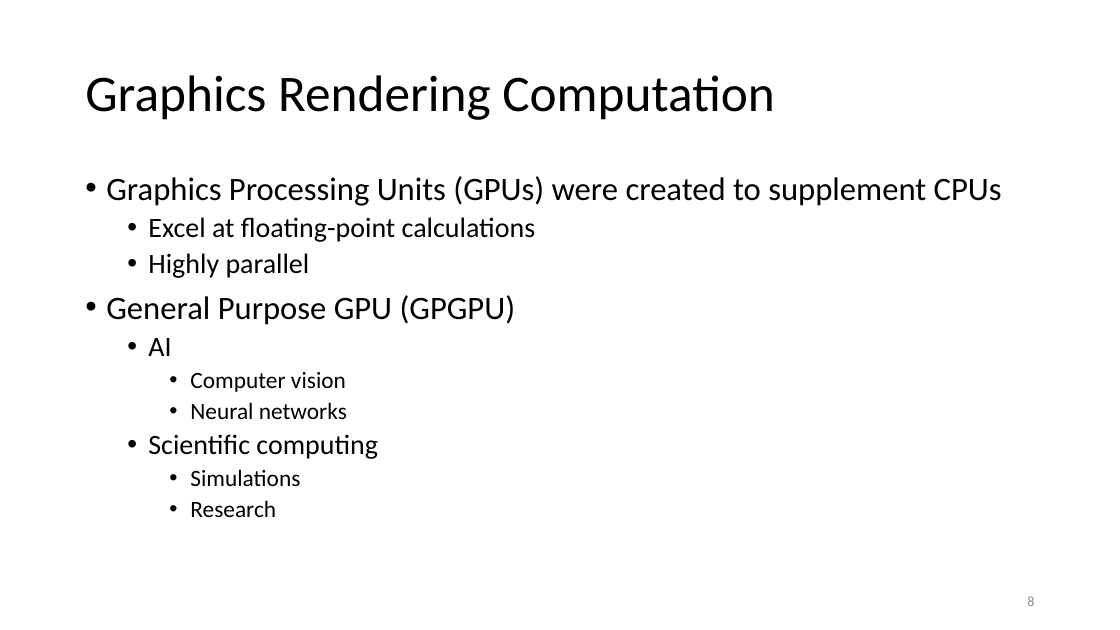
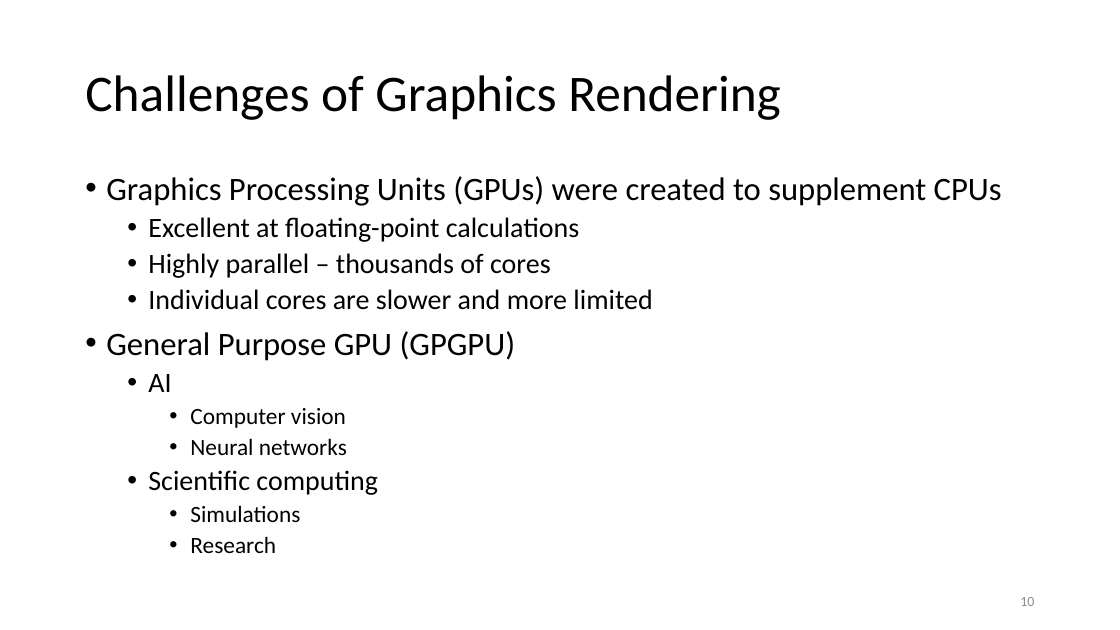
Before and after one commit to ShepherdJerred-homework/seminar-presentation, a slide deck: slide 10 of presentation.pptx (slide 8 before the commit). Drawn at 1120x630 pixels with LibreOffice and Linux fonts; fonts in the diff are those of the drawing. Boxes give left, top, right and bottom in pixels: in the first picture for what was removed or moved away, otherwise in the second. Text is boxed around its words. In the diff, an @@ line names an element or a change of style, - is before the commit and + after.

```diff
--- a/presentation.pptx
+++ b/presentation.pptx
@@ title at (85, 75, 781, 120): text changed @@
-Graphics Rendering Computation
+Challenges of Graphics Rendering
@@ text at (148, 217, 652, 310): text changed @@
-  • Excel at floating-point calculations
-  • Highly parallel
+  • Excellent at floating-point calculations
+  • Highly parallel – thousands of cores
+  • Individual cores are slower and more limited
@@ page number at (1020, 597, 1034, 606): text changed @@
-8
+10
```
Also in this commit, not shown: 8 other slides changed, 3 slides added, 1 slide removed, 1 other file.
